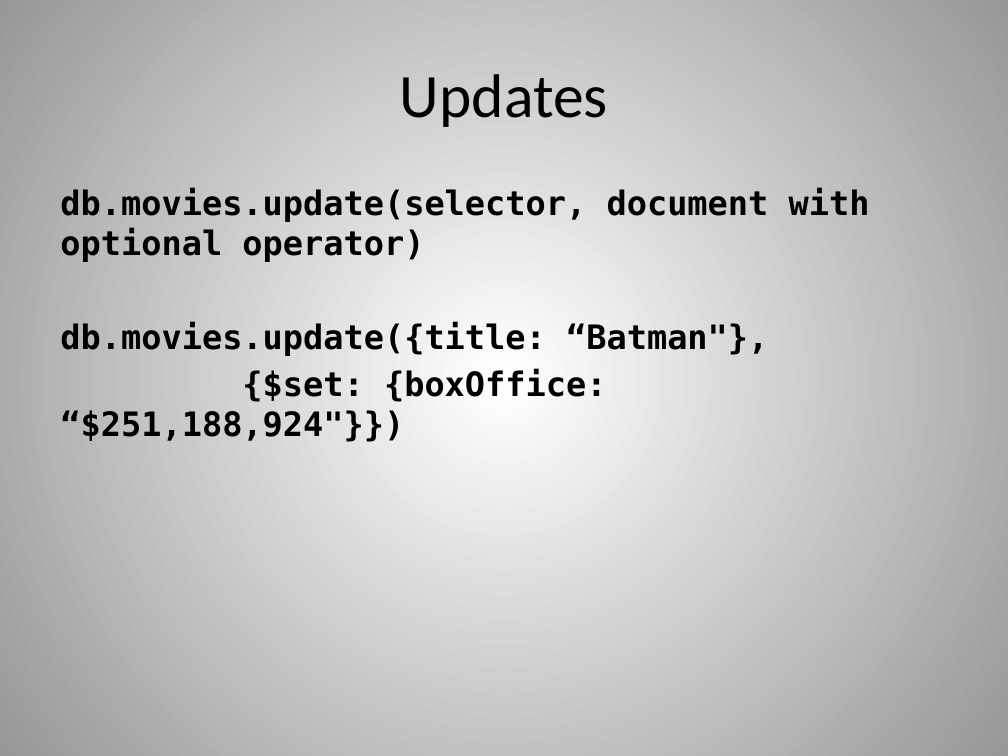
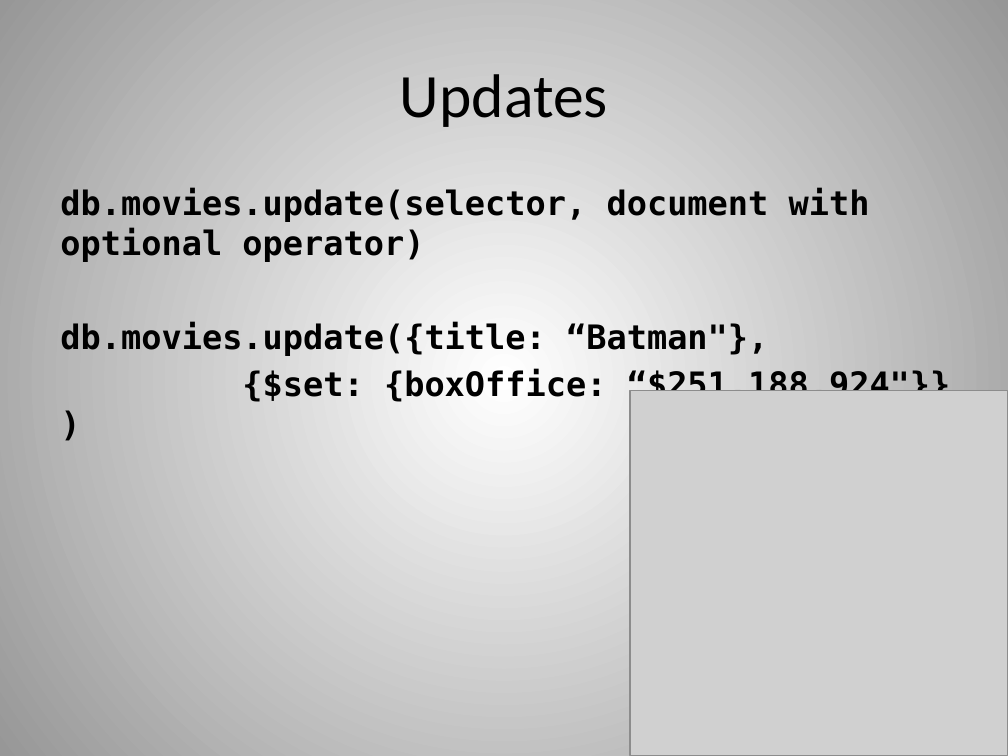
Before and after one commit to dvanvali/mongoDbPresentation, a slide deck: slide 25 of MongoDB.pptx. Drawn at 1008x756 pixels with LibreOffice and Linux fonts; fonts in the diff are those of the drawing; grey boxes stand for pictures. Boxes give left, top, right and bottom in pixels: in the first picture for what was removed or moved away, otherwise in the second. Text is boxed around its words. In the diff, an @@ line names an element or a change of style, - is before the commit and + after.

```diff
--- a/MongoDB.pptx
+++ b/MongoDB.pptx
@@ text at [242,368,951,403]: spaces changed @@
-{$set: {boxOffice: “$251,188,924"}})
+{$set: {boxOffice: “$251,188,924"}} )
@@ picture added at [630,391,1008,756] @@
```
Also in this commit, not shown: 10 other slides changed, 1 other file.
